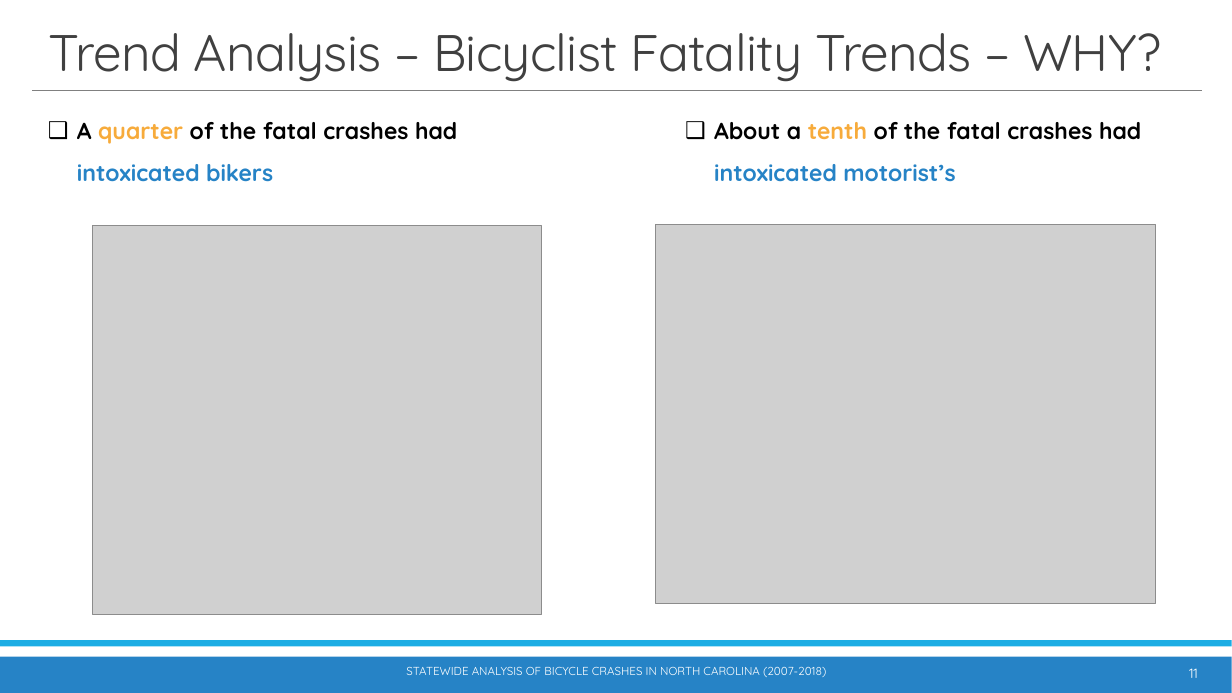
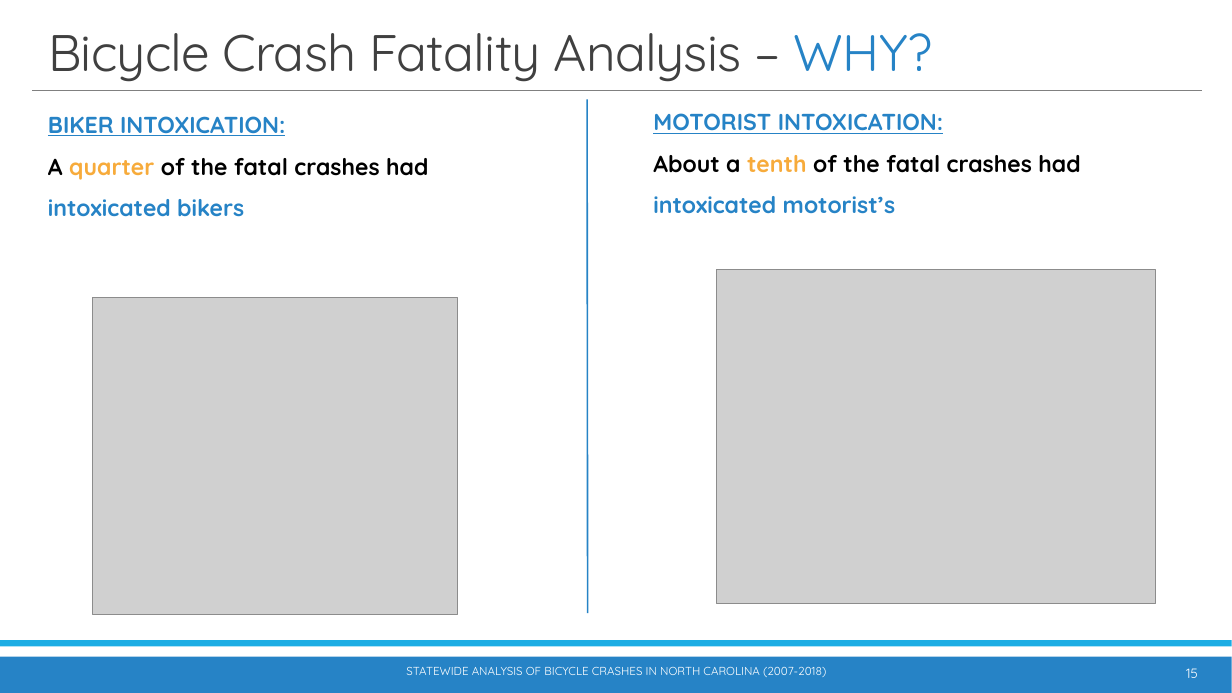
Before and after one commit to waghrayrashi/project-1, a slide deck: slide 15 of Project 1 - Group 2 - Statewide Bicycle Crash Analysis.pptx (slide 11 before the commit). Drawn at 1232x693 pixels with LibreOffice and Linux fonts; fonts in the diff are those of the drawing; grey boxes stand for pictures. Boxes give left, top, right and bottom in pixels: in the first picture for what was removed or moved away, otherwise in the second. Text is boxed around its words. In the diff, an @@ line names an element or a change of style, - is before the commit and + after.

Commit message:
Updated to include total fatalities

```diff
--- a/Project 1 - Group 2 - Statewide Bicycle Crash Analysis.pptx
+++ b/Project 1 - Group 2 - Statewide Bicycle Crash Analysis.pptx
@@ title at (48, 33, 932, 82): text changed @@
-Trend Analysis – Bicyclist Fatality Trends – WHY?
+Bicycle Crash Fatality Analysis – WHY?
@@ text at (48, 116, 285, 136): paragraph added @@
+BIKER INTOXICATION:
@@ line added from (587, 100) to (588, 614), #2683C6 1.25 pt @@
@@ text "MOTORIST INTOXICATION:": place and size @@
-text "MOTORIST INTOXICATION:" at (714, 122, 1141, 182)
+text "MOTORIST INTOXICATION:" at (653, 113, 1080, 214)
@@ text at (653, 113, 943, 134): paragraph added @@
+MOTORIST INTOXICATION:
@@ text at (48, 158, 428, 217): bullet ❑ to none @@
@@ text at (653, 155, 1080, 214): bullet ❑ to none @@
@@ picture: place and size @@
-picture at (93, 226, 542, 615)
+picture at (93, 298, 458, 615)
@@ picture: place and size @@
-picture at (656, 224, 1156, 604)
+picture at (716, 270, 1156, 604)
@@ page number at (1186, 668, 1198, 678): text changed @@
-11
+15
```
Also in this commit, not shown: 10 other slides changed, 3 slides added, 2 slides removed, 55 other files.
